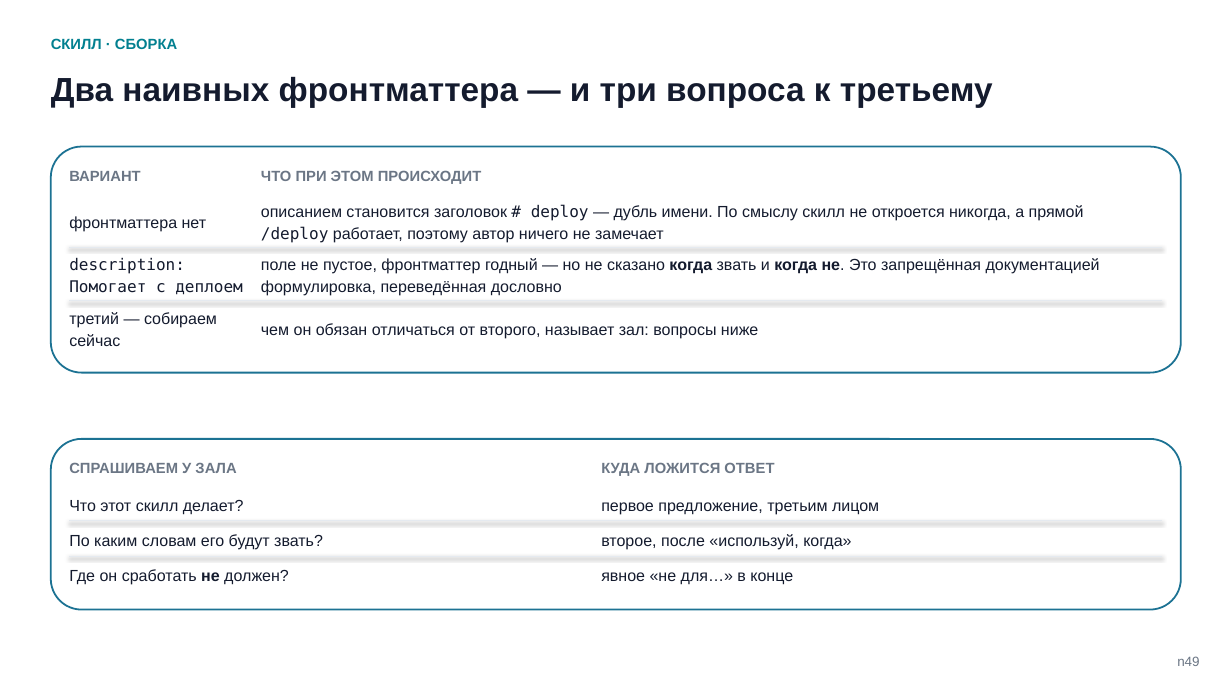
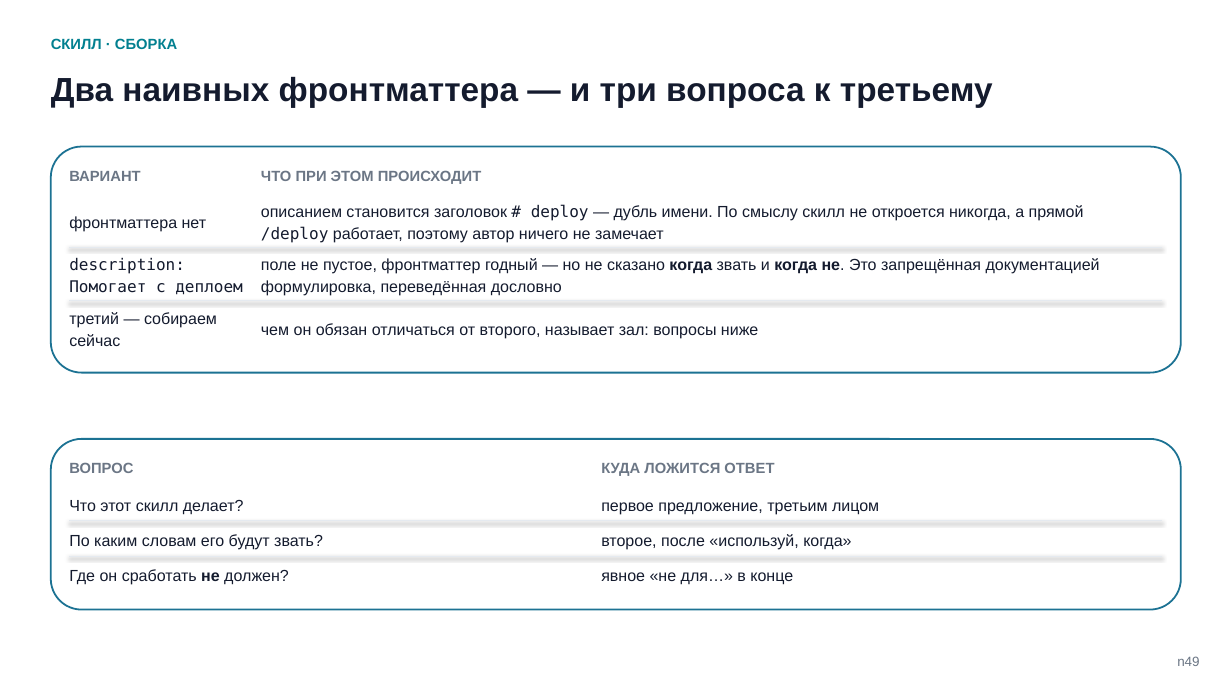
Before and after one commit to tellina-study/AI-usage-lessons, a slide deck: slide 51 of library/seminars/sem-05/rendered/sem-05.pptx. Drawn at 1232x693 pixels with LibreOffice and Linux fonts; fonts in the diff are those of the drawing. Boxes give left, top, right and bottom in pixels: in the first picture for what was removed or moved away, otherwise in the second. Text is boxed around its words. In the diff, an @@ line names an element or a change of style, - is before the commit and + after.

```diff
--- a/library/seminars/sem-05/rendered/sem-05.pptx
+++ b/library/seminars/sem-05/rendered/sem-05.pptx
@@ text at (69, 462, 133, 473): text changed @@
-СПРАШИВАЕМ У ЗАЛА
+ВОПРОС
```
Also in this commit, not shown: 5 other slides changed, 15 other files.
